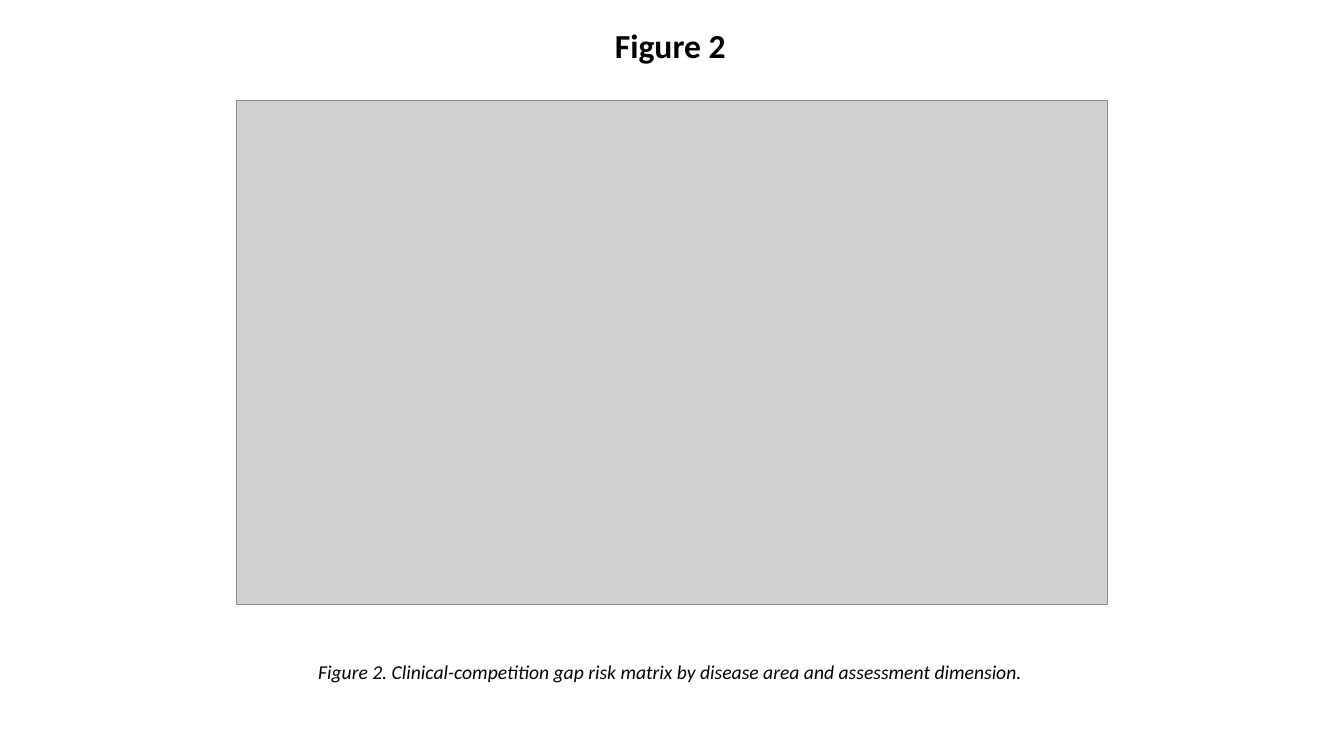
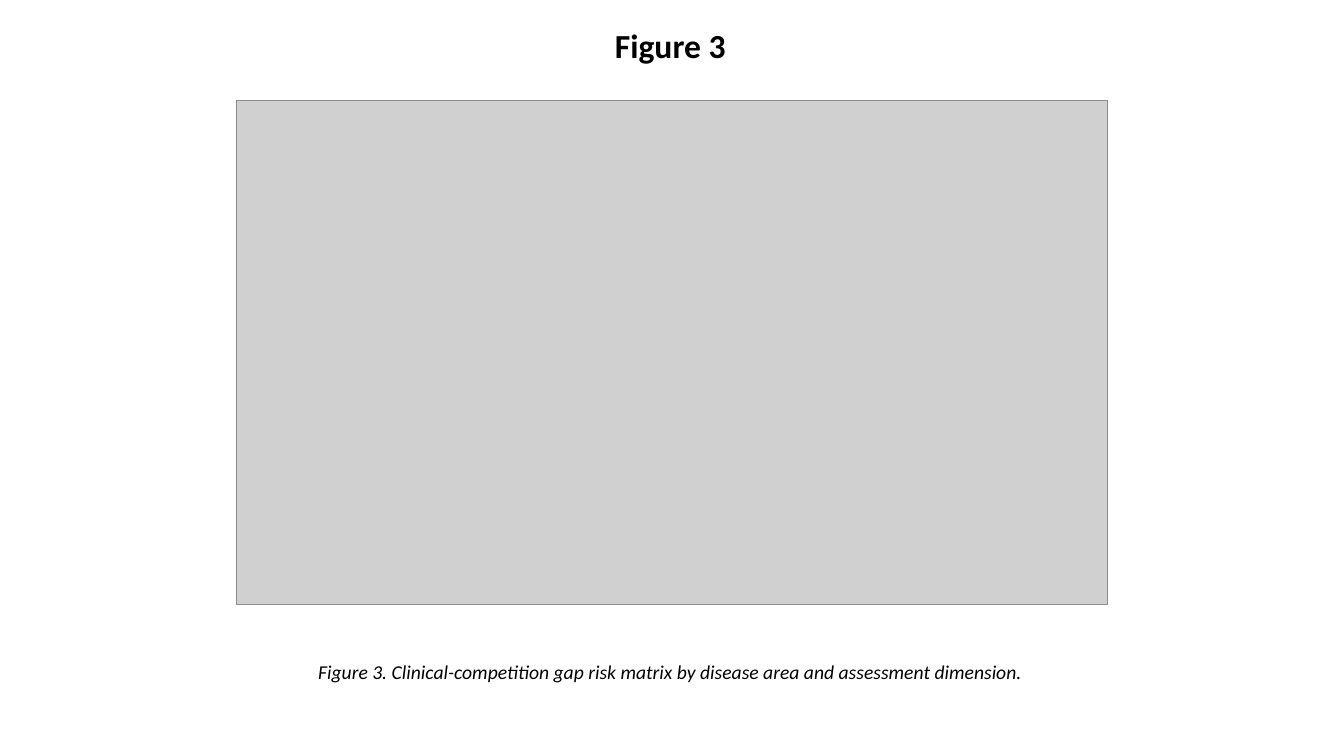
Before and after one commit to bougtoir/wada-tue-scoping-review, a slide deck: slide 3 of wada-tue-scoping-review/manuscripts/SCJ_Figures_English.pptx (slide 2 before the commit). Drawn at 1344x756 pixels with LibreOffice and Linux fonts; fonts in the diff are those of the drawing; grey boxes stand for pictures. Boxes give left, top, right and bottom in pixels: in the first picture for what was removed or moved away, otherwise in the second. Text is boxed around its words. In the diff, an @@ line names an element or a change of style, - is before the commit and + after.

```diff
--- a/wada-tue-scoping-review/manuscripts/SCJ_Figures_English.pptx
+++ b/wada-tue-scoping-review/manuscripts/SCJ_Figures_English.pptx
@@ text at (615,34,726,64): text changed @@
-Figure 2
+Figure 3
@@ text at (318,665,1022,683): text changed @@
-Figure 2. Clinical-competition gap risk matrix by disease area and assessment dimension.
+Figure 3. Clinical-competition gap risk matrix by disease area and assessment dimension.
```
Also in this commit, not shown: 2 other slides changed, 19 other files.
